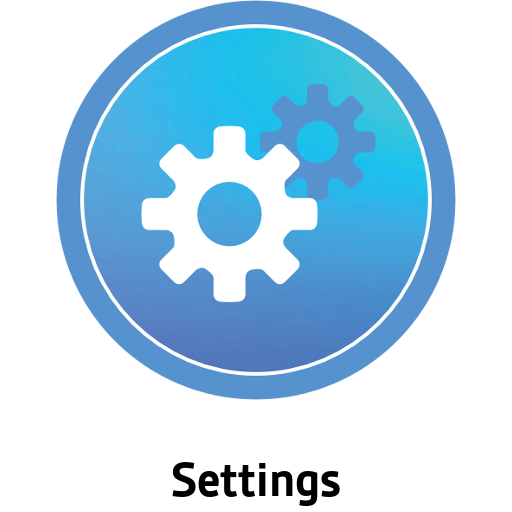
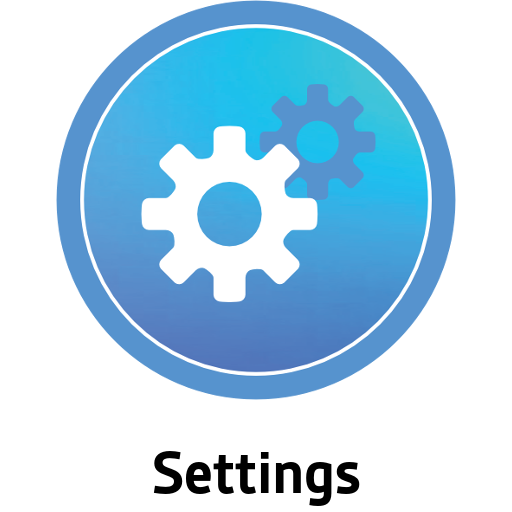
Before/after of a 512x512 layered artwork. What changed in the layer stack:
painted on "Settings" over [153, 451, 360, 506]
